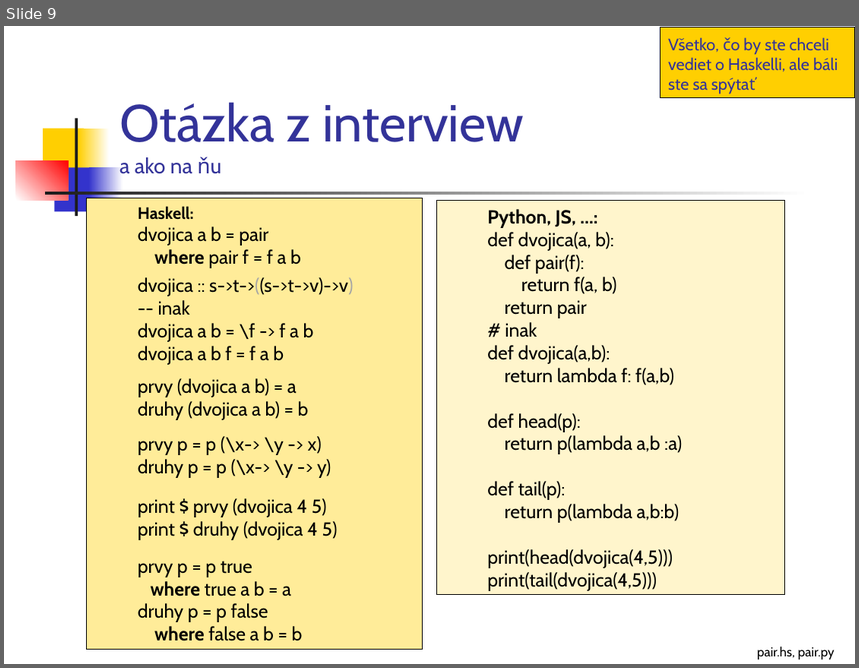
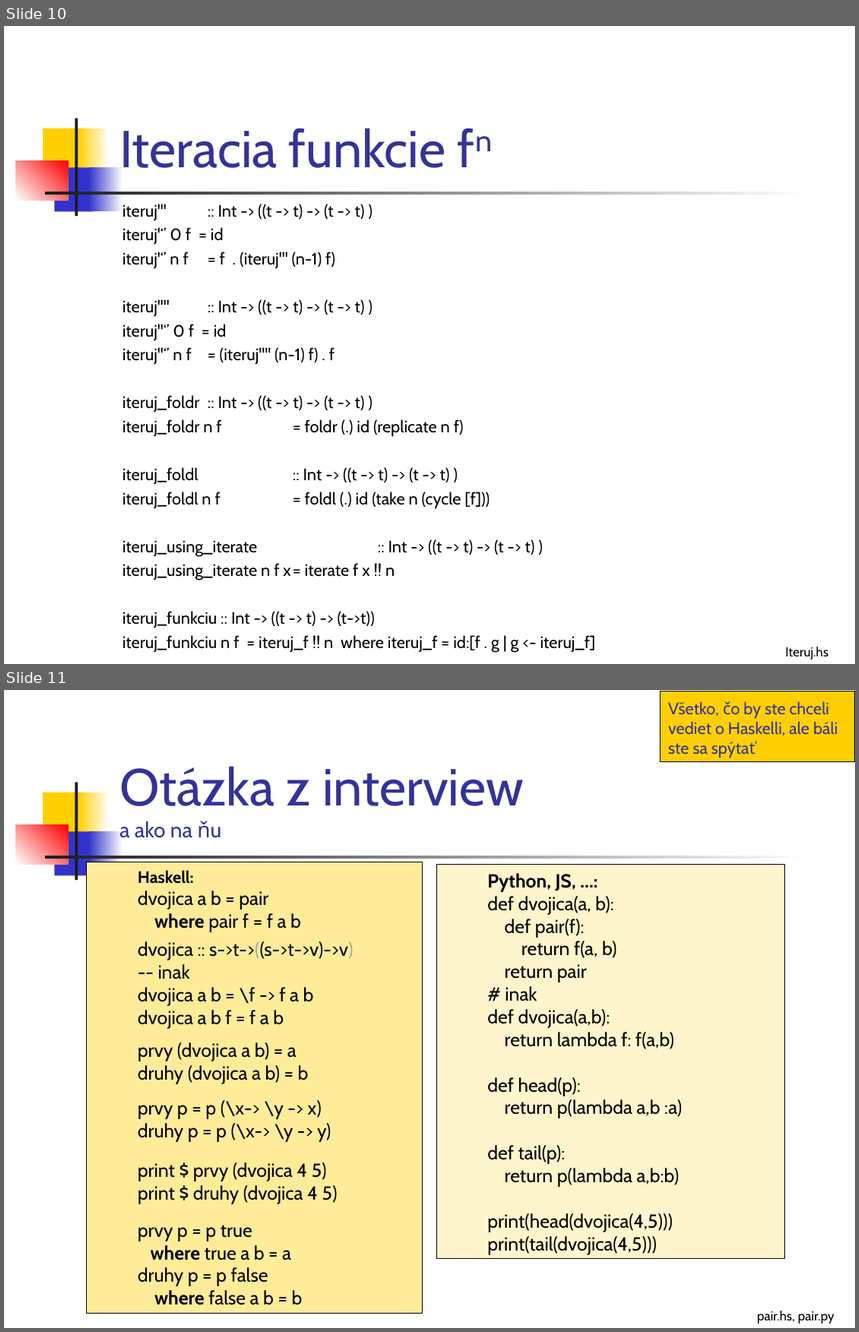
Before and after one commit to Funkcionalne/Prednasky, a slide deck: 02/02_fpro.ppt. Shown one above the other, each under a label of ours: slide 9 before the commit, slides 10 and 11 after it. The pictures are 859x668 and 859x1332 pixels, drawn with LibreOffice and Linux fonts; fonts in the diff are those of the drawing. Boxes give left, top, right and bottom in pixels: in the first picture for what was removed or moved away, otherwise in the second. Text is boxed around its words. In the diff, an @@ line names an element or a change of style, - is before the commit and + after.

```diff
--- a/02/02_fpro.ppt
+++ b/02/02_fpro.ppt
@@ slide 10 added at [4,26,855,664], background #FFFFFF; not listed: 7 template elements that a slide beside it also shows @@
@@ title added at [120,128,446,168], 44 pt, text #333399 @@
+Iteracia funkcie fn
@@ text added at [123,204,596,653], 14 pt, text #000000 @@
+iteruj''' :: Int -> ((t -> t) -> (t -> t) )
+iteruj'‘’ 0 f = id
+iteruj'‘’ n f = f . (iteruj''' (n-1) f)
+iteruj'''' :: Int -> ((t -> t) -> (t -> t) )
+iteruj''‘’ 0 f = id
+iteruj''‘’ n f = (iteruj'''' (n-1) f) . f
+iteruj_foldr :: Int -> ((t -> t) -> (t -> t) )
+iteruj_foldr n f = foldr (.) id (replicate n f)
+iteruj_foldl :: Int -> ((t -> t) -> (t -> t) )
+iteruj_foldl n f = foldl (.) id (take n (cycle [f]))
+iteruj_using_iterate :: Int -> ((t -> t) -> (t -> t) )
+iteruj_using_iterate n f x = iterate f x !! n
+iteruj_funkciu :: Int -> ((t -> t) -> (t->t))
+iteruj_funkciu n f = iteruj_f !! n where iteruj_f = id:[f . g | g <- iteruj_f]
@@ text added at [785,647,829,660], 11 pt, text #000000 @@
+Iteruj.hs
@@ what was slide 9 is now slide 11 @@
```
Also in this commit, not shown: 1 slide changed, 1 other slide added, 1 slide removed, 9 other files.
